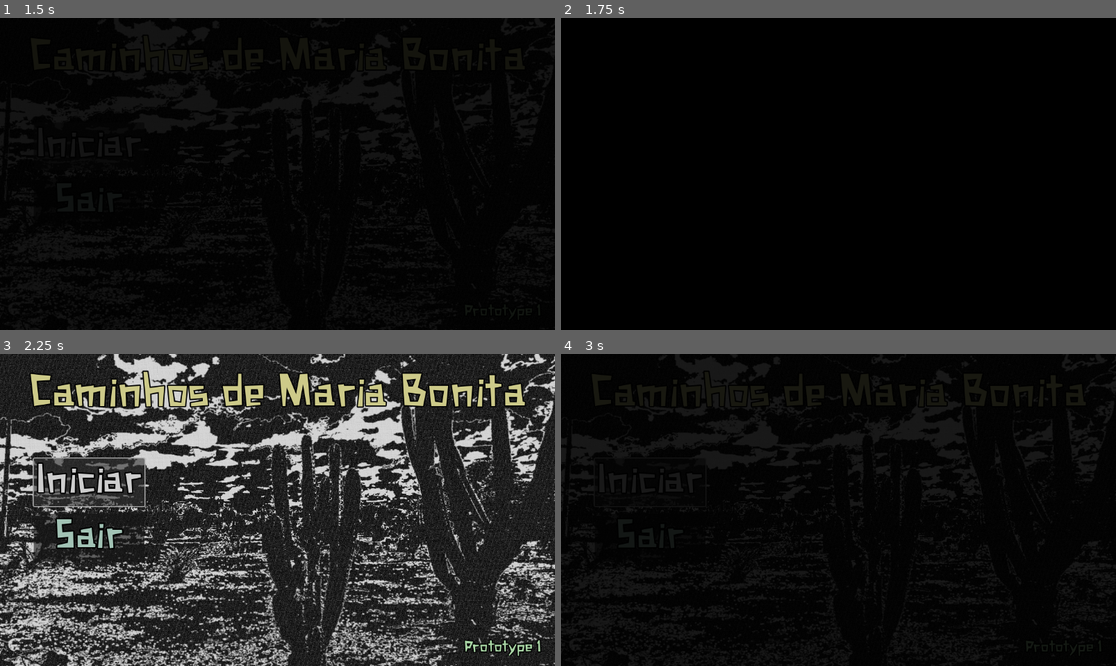
Above: before the commit, frames 1-4 (two rows, left to right).
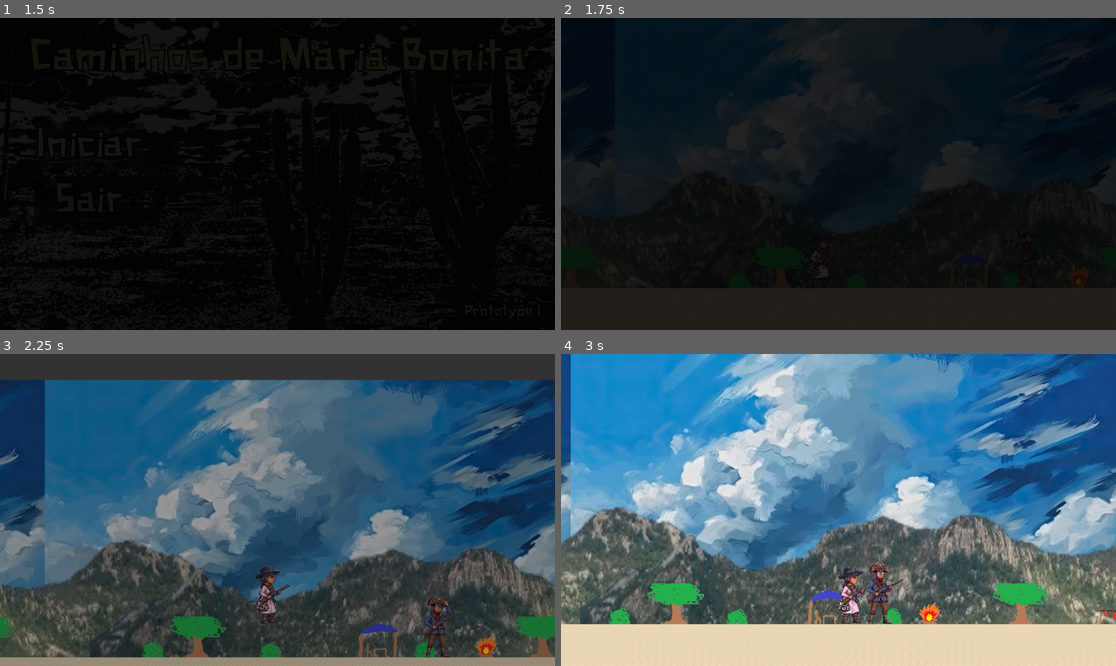
Above: after the commit, the same moments.

Repository: LBranco27/caminhos_de_maria_bonita
Game: Godot game, scene res://scenes/system/main_menu.tscn
Two runs of this game, one before a commit and one after it. Both use one fixed random seed, a clock stepped at 60 frames per second and the inputs below.
Inputs:
- Up to frame 1 (1.5 s): click "Iniciar" at 0.5 s; click "Iniciar" at 1.25 s
- Up to frame 2 (1.75 s): no input
- Up to frame 3 (2.25 s): tap Enter (ui_accept) at 2 s; hold Right (ui_right) from 2.03 s (still down); hold E (interact) from 2.03 s (still down)
- Up to frame 4 (3 s): keep holding Right (ui_right); tap Enter (ui_accept) at 2.27 s; release E (interact) at 2.78 s; tap E (interact) at 2.85 s

Frame 1 is identical in both runs. In frame 2, 61% of the frame differs, in the area x 0-100%, y 0-100%; in frame 3, 87%; in frame 4, 100%.
Error before the commit: Attempt to call function 'instantiate' in base 'null instance' on a null instance. (res://scenes/system/scene_manager.gd:16)

Commit message:
adjust transition, fix camera offset, fix player position, improve transition

Diff:
--- a/project.godot
+++ b/project.godot
@@ -15,6 +15,11 @@
 config/features=PackedStringArray("4.6", "Mobile")
 config/icon="res://icon.svg"
 
+[autoload]
+
+GameState="*uid://cdm3qxb587y0u"
+SceneManager="*uid://dnp53vub2wftx"
+
 [input]
 
 interact={
@@ -27,10 +32,6 @@
 
 2d_physics/layer_1="world"
 2d_physics/layer_2="interactions"
-[autoload]
-
-GameState="*uid://cdm3qxb587y0u"
-SceneManager="*uid://dnp53vub2wftx"
 
 [physics]
 
--- a/scenes/main/camp/acampamento.tscn
+++ b/scenes/main/camp/acampamento.tscn
@@ -2646,10 +2646,11 @@
 position = Vector2(596, 510)
 
 [node name="Player" parent="." unique_id=1278146228 instance=ExtResource("12_wrsmo")]
-position = Vector2(164, 361)
+position = Vector2(164, 516.965)
 
 [node name="Camera2D" type="Camera2D" parent="Player" unique_id=1166440070]
 position = Vector2(0, -37)
+offset = Vector2(0, -178.355)
 script = ExtResource("8_hm2of")
 
 [node name="Ground" type="StaticBody2D" parent="." unique_id=2079568681]
--- a/scenes/system/main_menu.gd
+++ b/scenes/system/main_menu.gd
@@ -1,7 +1,7 @@
 extends Control
 
 func _on_start_pressed() -> void:
-	SceneManager.change_scene("res://scenes/path0.tscn")
+	SceneManager.change_scene("res://scenes/main/camp/acampamento.tscn")
 
 func _on_exit_pressed() -> void:
 	get_tree().quit()
--- a/scenes/system/scene_manager.gd
+++ b/scenes/system/scene_manager.gd
@@ -2,9 +2,16 @@
 
 @onready var rect: ColorRect = $ColorRect
 @onready var anim: AnimationPlayer = $AnimationPlayer
-var current_scene
+var current_scene: Node
 
 signal transition_finished
+
+
+func _ready() -> void:
+	call_deferred("_sync_current_scene")
+
+func _sync_current_scene() -> void:
+	current_scene = get_tree().current_scene
 
 func change_scene(new_scene_path: String) -> void:
 	anim.play("fade_out")
@@ -15,6 +22,7 @@
 
 	var scene = load(new_scene_path).instantiate()
 	get_tree().root.add_child(scene)
+	get_tree().current_scene = scene
 	current_scene = scene
 
 	anim.play("fade_in")
--- a/scripts/global/fogueira.gd
+++ b/scripts/global/fogueira.gd
@@ -11,12 +11,12 @@
 	$"../../Texto/MeuLabel/RichTextLabel".text = descricao_objeto
 	$"../../Texto/MeuLabel/RichTextLabel".visible = true
 
-func _on_area_2d_body_shape_entered(body_rid: RID, body: Node2D, body_shape_index: int, local_shape_index: int) -> void:
+func _on_area_2d_body_shape_entered(_body_rid: RID, body: Node2D, _body_shape_index: int, _local_shape_index: int) -> void:
 	if body.name == "Player_provisorio":
 		player_perto = true
 	pass # Replace with function body.
 
-func _on_area_2d_body_shape_exited(body_rid: RID, body: Node2D, body_shape_index: int, local_shape_index: int) -> void:
+func _on_area_2d_body_shape_exited(_body_rid: RID, body: Node2D, _body_shape_index: int, _local_shape_index: int) -> void:
 	if body.name == "Player_provisorio":
 		player_perto = false
 		$"../../Texto/MeuLabel/RichTextLabel".visible = false
